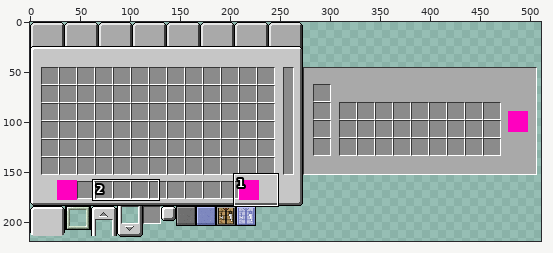
Edited in one commit: sprite sheet (src/main/resources/assets/legacyui/gui/legacycreative.png). The first picture is a wide view before the edit; the outline marks the close-up.
Close-up. Earlier state:
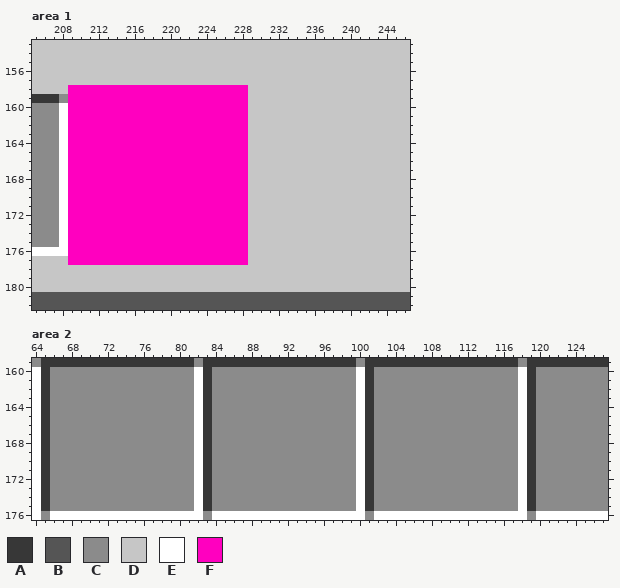
The file is 512x512 pixels. Colours within 5 levels of each other are drawn and written as one. Shown: area 1: x 205..246, y 153..182; area 2: x 64..127, y 159..176. The wide view leaves out empty margins. The commit also changed other parts of the picture, which this record leaves out.
Palette (. is transparent): A #373737  B #555555  C #8b8b8b  D #c6c6c6  E #ffffff  F #ff00bf
Pixels before, area 1, first column x 205:
153 DDDDDDDDDDDDDDDDDDDDDDDDDDDDDDDDDDDDDDDDDD
154 DDDDDDDDDDDDDDDDDDDDDDDDDDDDDDDDDDDDDDDDDD
155 DDDDDDDDDDDDDDDDDDDDDDDDDDDDDDDDDDDDDDDDDD
156 DDDDDDDDDDDDDDDDDDDDDDDDDDDDDDDDDDDDDDDDDD
157 DDDDDDDDDDDDDDDDDDDDDDDDDDDDDDDDDDDDDDDDDD
158 DDDDFFFFFFFFFFFFFFFFFFFFDDDDDDDDDDDDDDDDDD
159 AAACFFFFFFFFFFFFFFFFFFFFDDDDDDDDDDDDDDDDDD
160 CCCEFFFFFFFFFFFFFFFFFFFFDDDDDDDDDDDDDDDDDD
161 CCCEFFFFFFFFFFFFFFFFFFFFDDDDDDDDDDDDDDDDDD
162 CCCEFFFFFFFFFFFFFFFFFFFFDDDDDDDDDDDDDDDDDD
163 CCCEFFFFFFFFFFFFFFFFFFFFDDDDDDDDDDDDDDDDDD
164 CCCEFFFFFFFFFFFFFFFFFFFFDDDDDDDDDDDDDDDDDD
165 CCCEFFFFFFFFFFFFFFFFFFFFDDDDDDDDDDDDDDDDDD
166 CCCEFFFFFFFFFFFFFFFFFFFFDDDDDDDDDDDDDDDDDD
167 CCCEFFFFFFFFFFFFFFFFFFFFDDDDDDDDDDDDDDDDDD
168 CCCEFFFFFFFFFFFFFFFFFFFFDDDDDDDDDDDDDDDDDD
169 CCCEFFFFFFFFFFFFFFFFFFFFDDDDDDDDDDDDDDDDDD
170 CCCEFFFFFFFFFFFFFFFFFFFFDDDDDDDDDDDDDDDDDD
171 CCCEFFFFFFFFFFFFFFFFFFFFDDDDDDDDDDDDDDDDDD
172 CCCEFFFFFFFFFFFFFFFFFFFFDDDDDDDDDDDDDDDDDD
173 CCCEFFFFFFFFFFFFFFFFFFFFDDDDDDDDDDDDDDDDDD
174 CCCEFFFFFFFFFFFFFFFFFFFFDDDDDDDDDDDDDDDDDD
175 CCCEFFFFFFFFFFFFFFFFFFFFDDDDDDDDDDDDDDDDDD
176 EEEEFFFFFFFFFFFFFFFFFFFFDDDDDDDDDDDDDDDDDD
177 DDDDFFFFFFFFFFFFFFFFFFFFDDDDDDDDDDDDDDDDDD
178 DDDDDDDDDDDDDDDDDDDDDDDDDDDDDDDDDDDDDDDDDD
179 DDDDDDDDDDDDDDDDDDDDDDDDDDDDDDDDDDDDDDDDDD
180 DDDDDDDDDDDDDDDDDDDDDDDDDDDDDDDDDDDDDDDDDD
181 BBBBBBBBBBBBBBBBBBBBBBBBBBBBBBBBBBBBBBBBBB
182 BBBBBBBBBBBBBBBBBBBBBBBBBBBBBBBBBBBBBBBBBB
Pixels before, area 2, first column x 64:
159 CAAAAAAAAAAAAAAAAACAAAAAAAAAAAAAAAAACAAAAAAAAAAAAAAAAACAAAAAAAAA
160 EACCCCCCCCCCCCCCCCEACCCCCCCCCCCCCCCCEACCCCCCCCCCCCCCCCEACCCCCCCC
161 EACCCCCCCCCCCCCCCCEACCCCCCCCCCCCCCCCEACCCCCCCCCCCCCCCCEACCCCCCCC
162 EACCCCCCCCCCCCCCCCEACCCCCCCCCCCCCCCCEACCCCCCCCCCCCCCCCEACCCCCCCC
163 EACCCCCCCCCCCCCCCCEACCCCCCCCCCCCCCCCEACCCCCCCCCCCCCCCCEACCCCCCCC
164 EACCCCCCCCCCCCCCCCEACCCCCCCCCCCCCCCCEACCCCCCCCCCCCCCCCEACCCCCCCC
165 EACCCCCCCCCCCCCCCCEACCCCCCCCCCCCCCCCEACCCCCCCCCCCCCCCCEACCCCCCCC
166 EACCCCCCCCCCCCCCCCEACCCCCCCCCCCCCCCCEACCCCCCCCCCCCCCCCEACCCCCCCC
167 EACCCCCCCCCCCCCCCCEACCCCCCCCCCCCCCCCEACCCCCCCCCCCCCCCCEACCCCCCCC
168 EACCCCCCCCCCCCCCCCEACCCCCCCCCCCCCCCCEACCCCCCCCCCCCCCCCEACCCCCCCC
169 EACCCCCCCCCCCCCCCCEACCCCCCCCCCCCCCCCEACCCCCCCCCCCCCCCCEACCCCCCCC
170 EACCCCCCCCCCCCCCCCEACCCCCCCCCCCCCCCCEACCCCCCCCCCCCCCCCEACCCCCCCC
171 EACCCCCCCCCCCCCCCCEACCCCCCCCCCCCCCCCEACCCCCCCCCCCCCCCCEACCCCCCCC
172 EACCCCCCCCCCCCCCCCEACCCCCCCCCCCCCCCCEACCCCCCCCCCCCCCCCEACCCCCCCC
173 EACCCCCCCCCCCCCCCCEACCCCCCCCCCCCCCCCEACCCCCCCCCCCCCCCCEACCCCCCCC
174 EACCCCCCCCCCCCCCCCEACCCCCCCCCCCCCCCCEACCCCCCCCCCCCCCCCEACCCCCCCC
175 EACCCCCCCCCCCCCCCCEACCCCCCCCCCCCCCCCEACCCCCCCCCCCCCCCCEACCCCCCCC
176 ECEEEEEEEEEEEEEEEEECEEEEEEEEEEEEEEEEECEEEEEEEEEEEEEEEEECEEEEEEEE
The result:
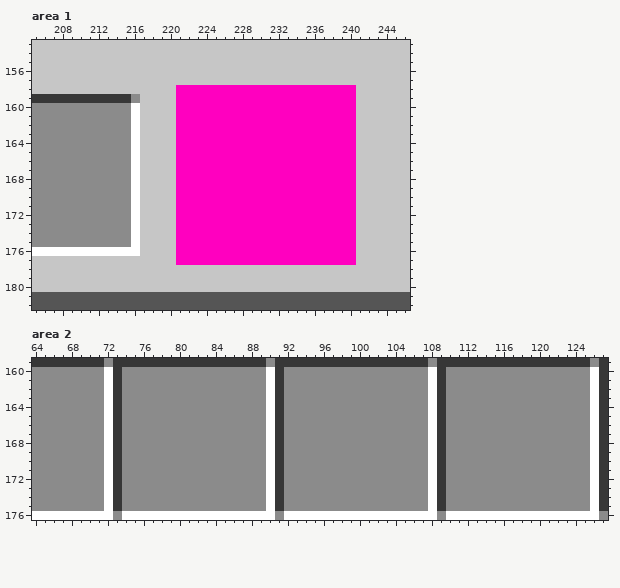
Change:
Changed rows in their new state; - is an unchanged pixel.
Area 1:
first column x 208:
158 -DDDDDDDDDDDD--------FFFFFFFFFFFF
159 AAAAAAAACDDDD--------FFFFFFFFFFFF
160 CCCCCCCCEDDDD--------FFFFFFFFFFFF
161 CCCCCCCCEDDDD--------FFFFFFFFFFFF
162 CCCCCCCCEDDDD--------FFFFFFFFFFFF
163 CCCCCCCCEDDDD--------FFFFFFFFFFFF
164 CCCCCCCCEDDDD--------FFFFFFFFFFFF
165 CCCCCCCCEDDDD--------FFFFFFFFFFFF
166 CCCCCCCCEDDDD--------FFFFFFFFFFFF
167 CCCCCCCCEDDDD--------FFFFFFFFFFFF
168 CCCCCCCCEDDDD--------FFFFFFFFFFFF
169 CCCCCCCCEDDDD--------FFFFFFFFFFFF
170 CCCCCCCCEDDDD--------FFFFFFFFFFFF
171 CCCCCCCCEDDDD--------FFFFFFFFFFFF
172 CCCCCCCCEDDDD--------FFFFFFFFFFFF
173 CCCCCCCCEDDDD--------FFFFFFFFFFFF
174 CCCCCCCCEDDDD--------FFFFFFFFFFFF
175 CCCCCCCCEDDDD--------FFFFFFFFFFFF
176 -EEEEEEEEDDDD--------FFFFFFFFFFFF
177 -DDDDDDDDDDDD--------FFFFFFFFFFFF
Area 2:
first column x 64:
159 A-------C---------A-------C---------A-------C---------A-------C-
160 CC------EA--------CC------EA--------CC------EA--------CC------EA
161 CC------EA--------CC------EA--------CC------EA--------CC------EA
162 CC------EA--------CC------EA--------CC------EA--------CC------EA
163 CC------EA--------CC------EA--------CC------EA--------CC------EA
164 CC------EA--------CC------EA--------CC------EA--------CC------EA
165 CC------EA--------CC------EA--------CC------EA--------CC------EA
166 CC------EA--------CC------EA--------CC------EA--------CC------EA
167 CC------EA--------CC------EA--------CC------EA--------CC------EA
168 CC------EA--------CC------EA--------CC------EA--------CC------EA
169 CC------EA--------CC------EA--------CC------EA--------CC------EA
170 CC------EA--------CC------EA--------CC------EA--------CC------EA
171 CC------EA--------CC------EA--------CC------EA--------CC------EA
172 CC------EA--------CC------EA--------CC------EA--------CC------EA
173 CC------EA--------CC------EA--------CC------EA--------CC------EA
174 CC------EA--------CC------EA--------CC------EA--------CC------EA
175 CC------EA--------CC------EA--------CC------EA--------CC------EA
176 -E-------C---------E-------C---------E-------C---------E-------C
